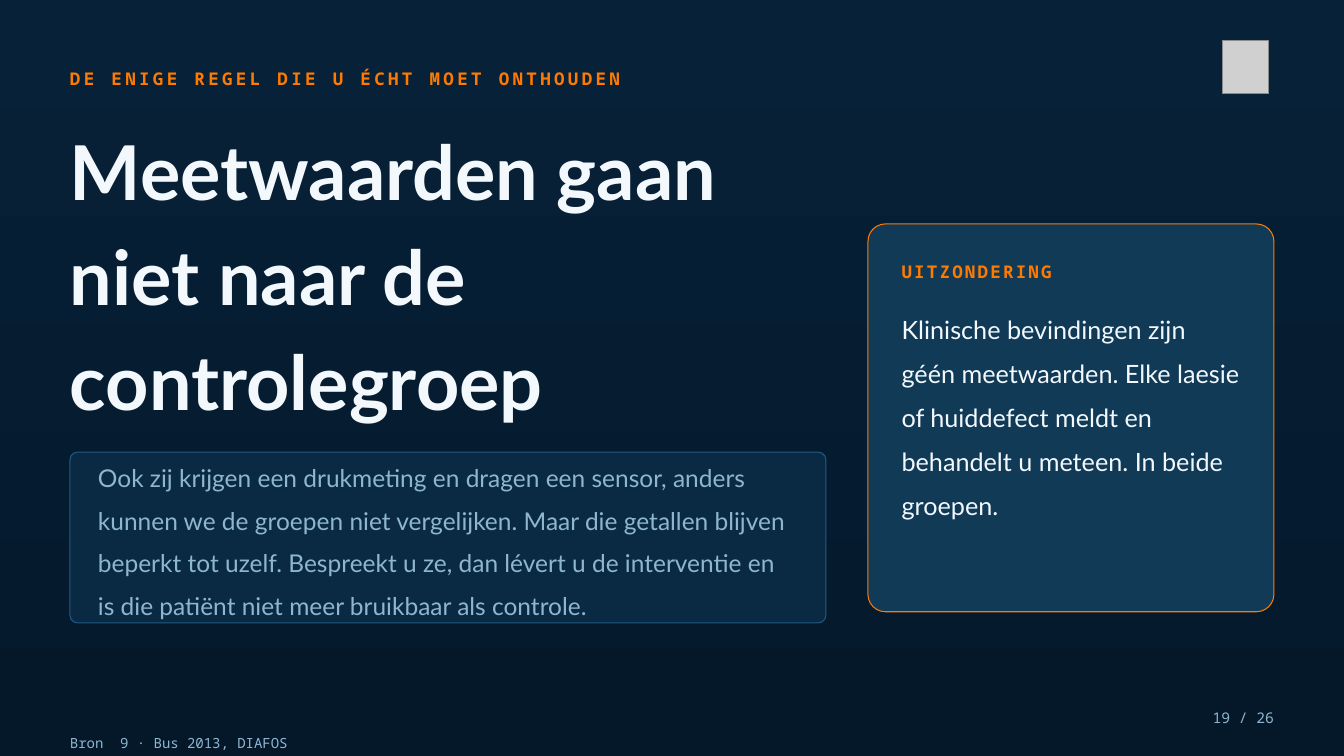
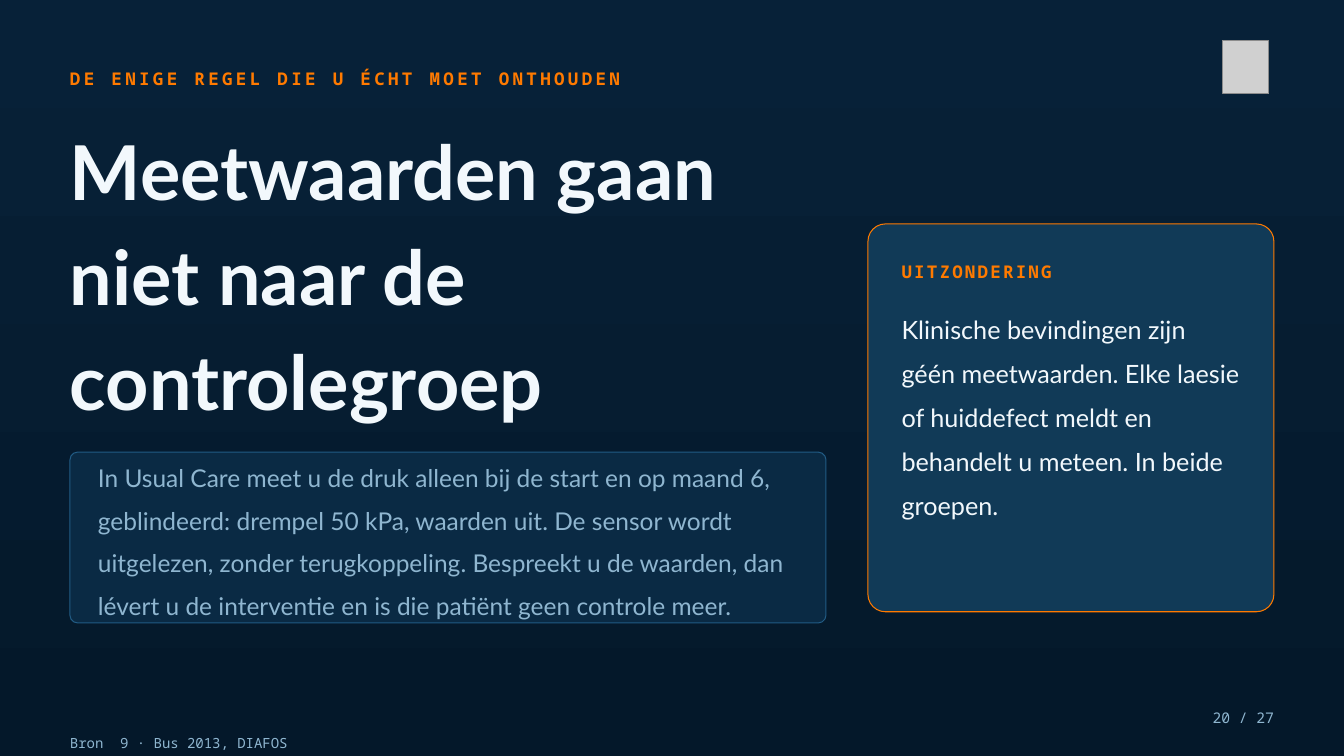
Before and after one commit to Dellfs/paradise-project, a slide deck: slide 20 of PARADISE_presentatie/PARADISE_az_groeninge.pptx (slide 19 before the commit). Drawn at 1344x756 pixels with LibreOffice and Linux fonts; fonts in the diff are those of the drawing; grey boxes stand for pictures. Boxes give left, top, right and bottom in pixels: in the first picture for what was removed or moved away, otherwise in the second. Text is boxed around its words. In the diff, an @@ line names an element or a change of style, - is before the commit and + after.

```diff
--- a/PARADISE_presentatie/PARADISE_az_groeninge.pptx
+++ b/PARADISE_presentatie/PARADISE_az_groeninge.pptx
@@ text at (98, 469, 784, 620): text changed @@
-Ook zij krijgen een drukmeting en dragen een sensor, anders kunnen we de groepen niet vergelijken. Maar die getallen blijven beperkt tot uzelf. Bespreekt u ze, dan lévert u de interventie en is die patiënt niet meer bruikbaar als controle.
+In Usual Care meet u de druk alleen bij de start en op maand 6, geblindeerd: drempel 50 kPa, waarden uit. De sensor wordt uitgelezen, zonder terugkoppeling. Bespreekt u de waarden, dan lévert u de interventie en is die patiënt geen controle meer.
@@ text at (1213, 712, 1274, 723): text changed @@
-19 / 26
+20 / 27
```
Also in this commit, not shown: 21 other slides changed, 2 slides added, 1 slide removed, 1 other file.
